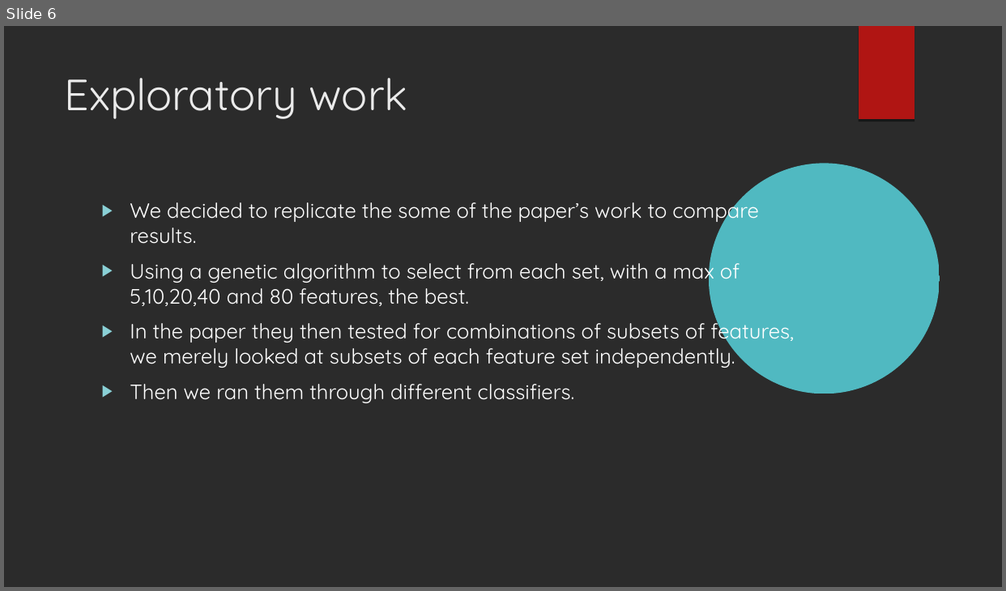
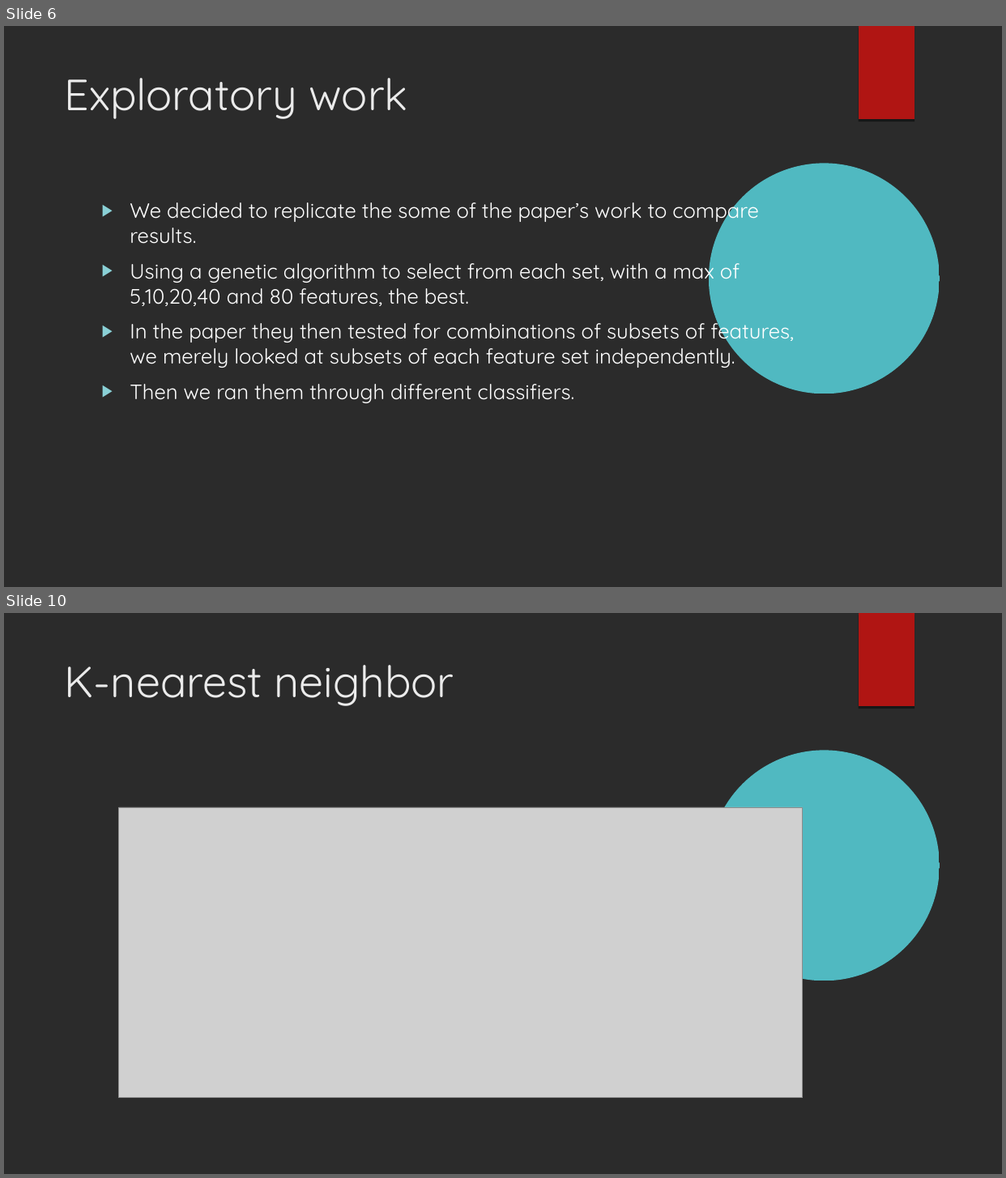
Before and after one commit to xaviersantos/dm, a slide deck: project_last/presentation.odp. Shown one above the other, each under a label of ours: slide 6 before the commit, slides 6 and 10 after it; the slides between them are not shown. The pictures are 1006x591 and 1006x1178 pixels, drawn with LibreOffice and Linux fonts; fonts in the diff are those of the drawing; grey boxes stand for pictures; background and template pictures are left out; a plain dark background stands for a picture behind light text. Boxes give left, top, right and bottom in pixels: in the first picture for what was removed or moved away, otherwise in the second. Text is boxed around its words. In the diff, an @@ line names an element or a change of style, - is before the commit and + after.

```diff
--- a/project_last/presentation.odp
+++ b/project_last/presentation.odp
@@ slide 10 added at bbox=[4, 613, 1002, 1174], background picture (left out); not listed: 2 template elements that a slide beside it also shows @@
@@ title added at bbox=[65, 665, 454, 706], 42 pt, text #EBEBEB @@
+K-nearest neighbor
@@ picture added at bbox=[118, 807, 802, 1098] @@
```
Also in this commit, not shown: 2 slides changed, 5 other slides added, 6 slides removed.
